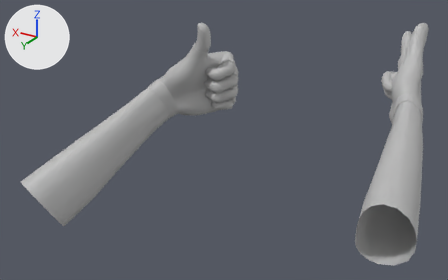
The FBX model Art Share/TeensySummer/images/PLAYER/ANIM_playerLeft_combo.fbx as it was, and as the next commit left it.
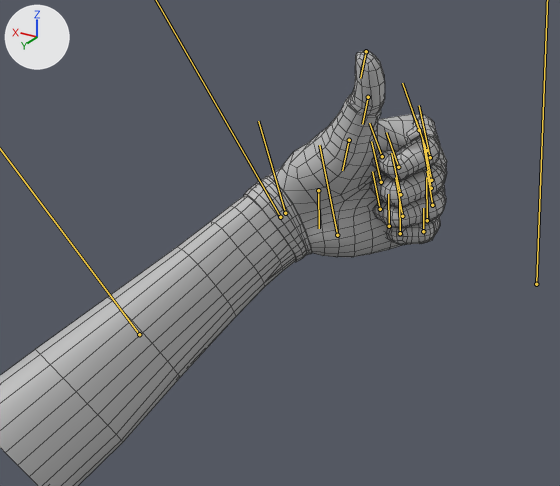
There are two pictures of each version: one whole from a 50 mm lens placed at (-0.369, 0.773, 0.346), pointed at (0.045, 0.084, 0.001), one close up on the part from 8% to 65% of the width and 0% to 78% of the height. Arrows for +X, +Y and +Z are at upper left; the lights stay in place. Both versions are drawn at frame 4220 of the action 'Take 001'; the numbers are the values there. The bones that bend it are drawn over the model as lines in the close-ups. The close-ups show mesh edges as thin lines.

The first close-up shows 'MESH_player'.
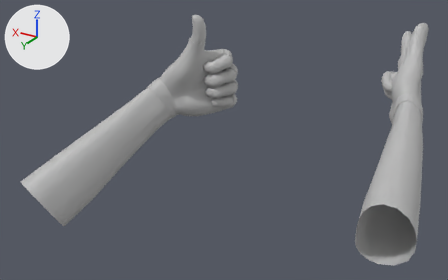
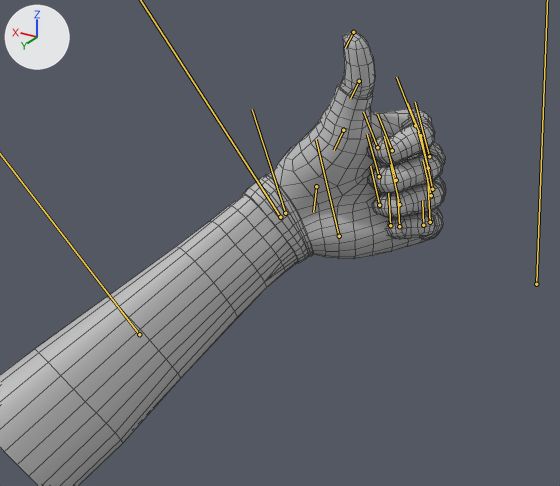
Edits to the bpy script that builds the scene:
```text
Change bone_l_hand_skin:
    where bone_l_hand_skin = bpy.data.objects['Armature'].pose.bones['l_hand_skin']  # child of 'l_armLower_skin'
    bone_l_hand_skin.rotation_quaternion: (0.989, 0.011, -0.116, -0.091) -> (0.985, -0.094, -0.106, -0.103)  # degrees (2, -13, -11) -> degrees (-10, -13, -11)
Change bone_l_arm_twist0_skin:
    where bone_l_arm_twist0_skin = bpy.data.objects['Armature'].pose.bones['l_arm_twist0_skin']  # child of 'l_armLower_skin'
    bone_l_arm_twist0_skin.rotation_quaternion: (1.0, 0.007, 0.0, 0.0) -> (0.999, -0.046, 0.0, 0.0)  # degrees (1, 0, 0) -> degrees (-5, 0, 0)
Change bone_l_arm_twist1_skin:
    where bone_l_arm_twist1_skin = bpy.data.objects['Armature'].pose.bones['l_arm_twist1_skin']  # child of 'l_armLower_skin'
    bone_l_arm_twist1_skin.rotation_quaternion: (1.0, 0.012, 0.0, 0.0) -> (0.997, -0.073, 0.0, 0.0)  # degrees (1, 0, 0) -> degrees (-8, 0, 0)
```

Location of each change, [x1, y1, x2, y2] in pixels of the close-ups (560 x 486 px):
'MESH_player', posed: before [0, 51, 447, 486]; after [0, 33, 446, 486]
bone 'l_hand_skin', root to tip: before (285, 213) to (258, 121); after (285, 213) to (252, 109)
